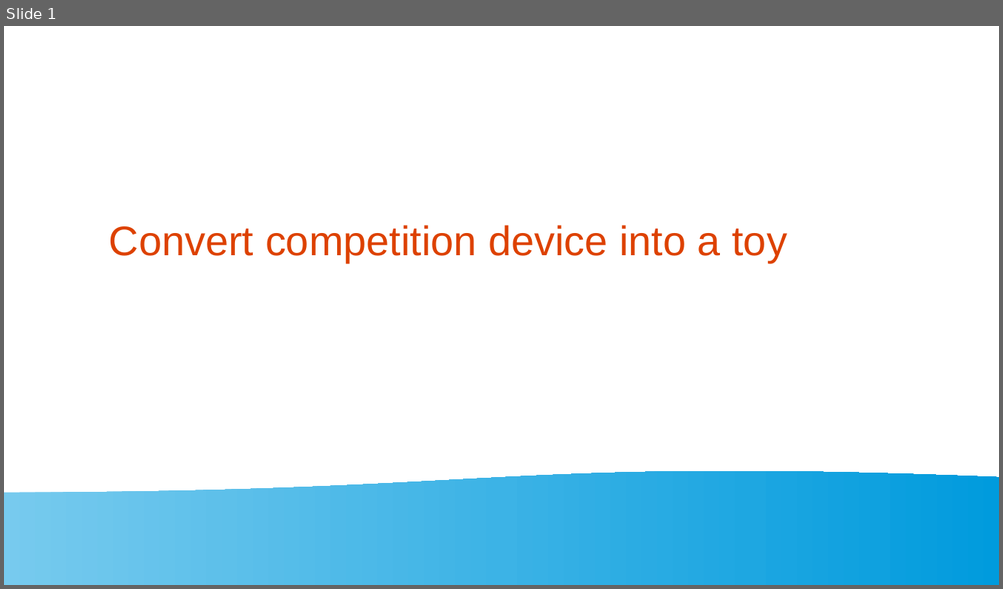
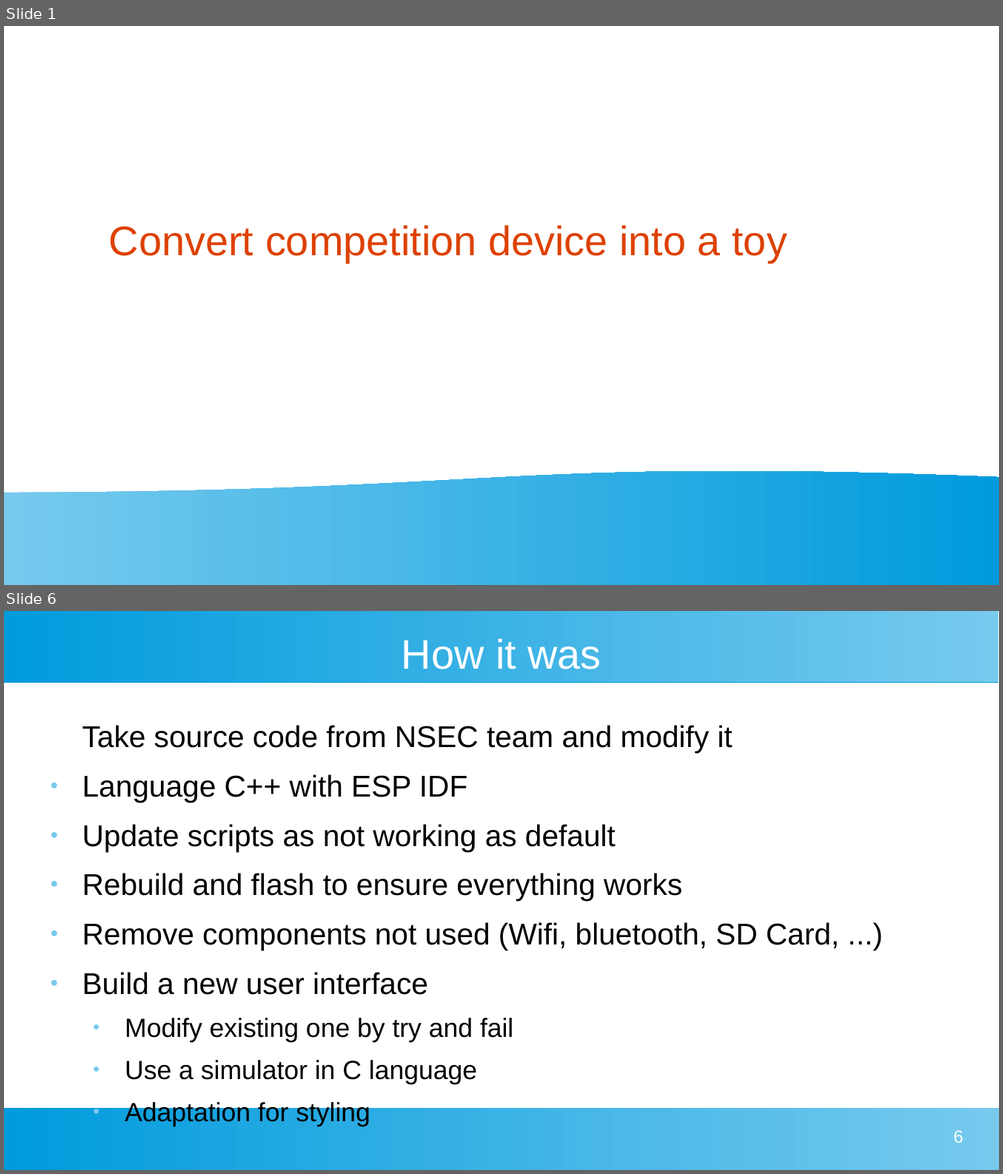
Before and after one commit to jingl3s/nsec-badge-display-other, a slide deck: medias/presentation.odp. Shown one above the other, each under a label of ours: slide 1 before the commit, slides 1 and 6 after it; the slides between them are not shown. The pictures are 1003x589 and 1003x1174 pixels, drawn with LibreOffice and Linux fonts; fonts in the diff are those of the drawing. Boxes give left, top, right and bottom in pixels: in the first picture for what was removed or moved away, otherwise in the second. Text is boxed around its words. In the diff, an @@ line names an element or a change of style, - is before the commit and + after.

```diff
--- a/medias/presentation.odp
+++ b/medias/presentation.odp
@@ slide 6 added at (4,611,999,1170), background #FFFFFF @@
@@ rectangle added at (4,611,999,682), fill gradient #77CAEE to #75C9EE to #73C9ED to #71C8ED to #6FC7ED to #6EC6ED @@
@@ title added at (401,638,600,669), 33 pt, text #FFFFFF @@
+How it was
@@ text added at (82,725,839,1085), 24 pt, text #000000 @@
+Take source code from NSEC team and modify it
+● Language C++ with ESP IDF
+● Update scripts as not working as default
+● Rebuild and flash to ensure everything works
+● Remove components not used (Wifi, bluetooth, SD Card, ...)
+● Build a new user interface
+  ● Modify existing one by try and fail
+  ● Use a simulator in C language
+  ● Adaptation for styling
@@ rectangle added at (4,1108,999,1170), fill gradient #77CAEE to #75C9EE to #73C9ED to #71C8ED to #6FC7ED to #6EC6ED @@
@@ page number added at (953,1130,963,1143), 14 pt, text #FFFFFF @@
+6
```
Also in this commit, not shown: 4 slides changed, 8 other slides added, 4 other files.
